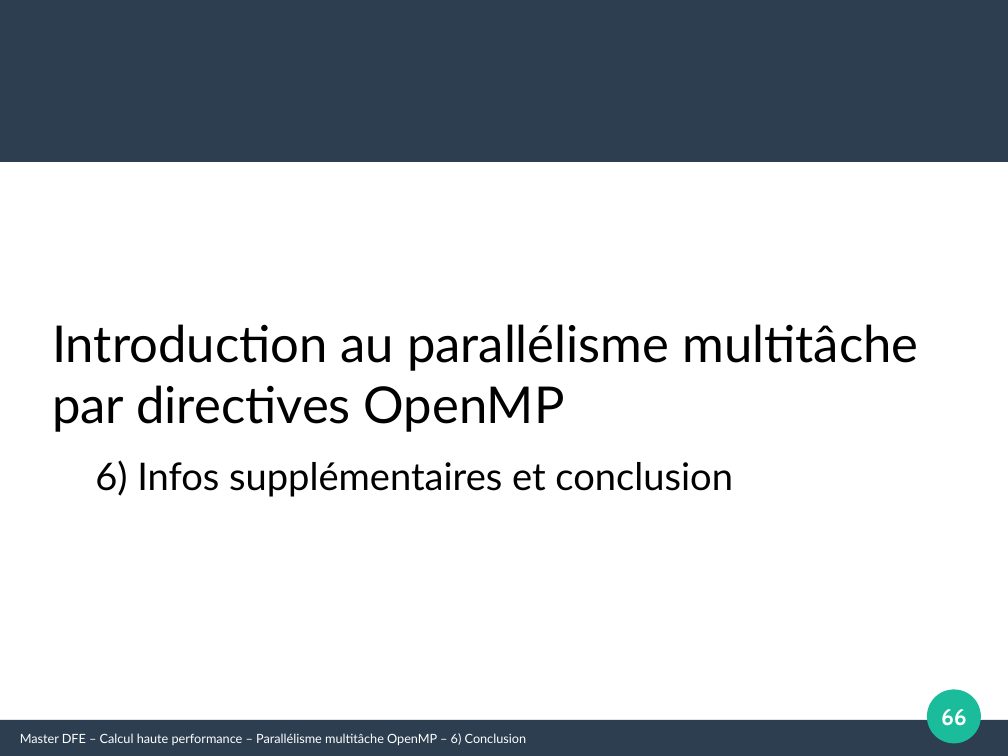
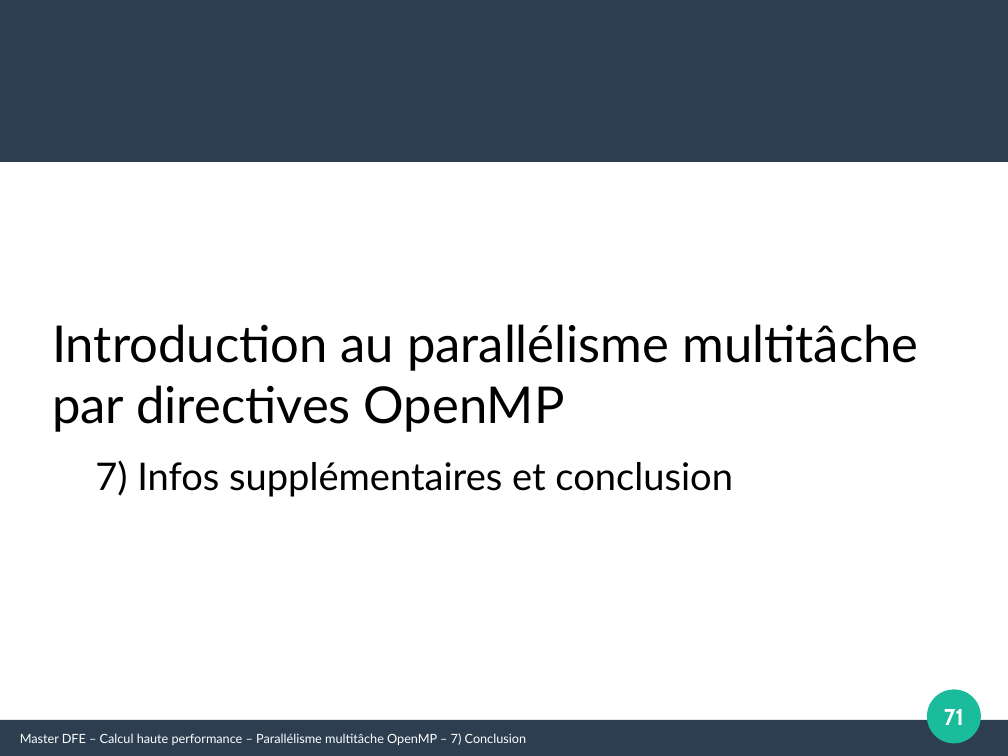
Before and after one commit to Maison-de-la-Simulation/HPC-DFE-Paris-Saclay, a slide deck: slide 71 of support/OpenMP.odp (slide 66 before the commit). Drawn at 1008x756 pixels with LibreOffice and Linux fonts; fonts in the diff are those of the drawing. Boxes give left, top, right and bottom in pixels: in the first picture for what was removed or moved away, otherwise in the second. Text is boxed around its words. In the diff, an @@ line names an element or a change of style, - is before the commit and + after.

```diff
--- a/support/OpenMP.odp
+++ b/support/OpenMP.odp
@@ text at (x1=95, y1=460, x2=733, y2=497): text changed @@
-6) Infos supplémentaires et conclusion
+7) Infos supplémentaires et conclusion
@@ page number at (x1=944, y1=709, x2=964, y2=725): text changed @@
-66
+71
@@ text at (x1=20, y1=733, x2=526, y2=745): text changed @@
-Master DFE – Calcul haute performance – Parallélisme multitâche OpenMP – 6) Conclusion
+Master DFE – Calcul haute performance – Parallélisme multitâche OpenMP – 7) Conclusion
```
Also in this commit, not shown: 7 other slides changed, 5 slides added, 2 other files.
